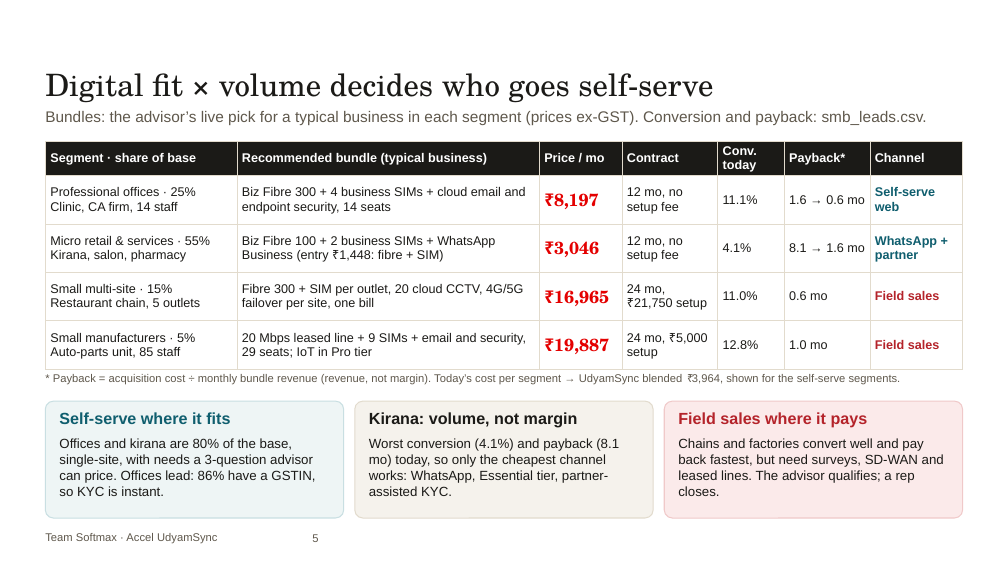
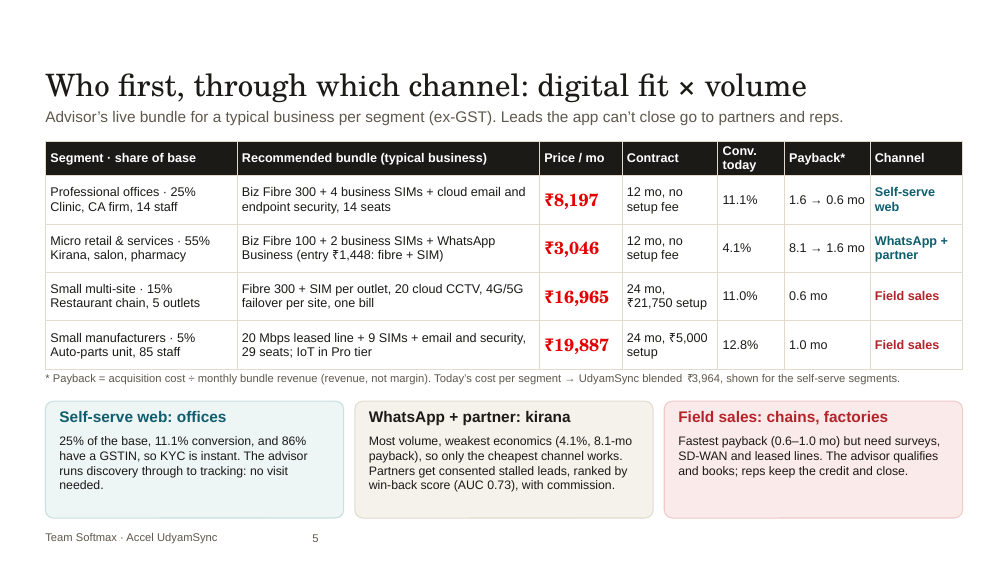
Before and after one commit to ac265640/UdyamSync, a slide deck: slide 5 of submission/UdyamSync_Submission.pptx. Drawn at 1008x567 pixels with LibreOffice and Linux fonts; fonts in the diff are those of the drawing; background and template pictures are left out. Boxes give left, top, right and bottom in pixels: in the first picture for what was removed or moved away, otherwise in the second. Text is boxed around its words. In the diff, an @@ line names an element or a change of style, - is before the commit and + after.

Commit message:
Business case condensed to 7 slides for the submission form

```diff
--- a/submission/UdyamSync_Submission.pptx
+++ b/submission/UdyamSync_Submission.pptx
@@ text at bbox=[45, 73, 807, 103]: text changed @@
-Digital fit × volume decides who goes self-serve
+Who first, through which channel: digital fit × volume
@@ text at bbox=[45, 111, 843, 125]: text changed @@
-Bundles: the advisor’s live pick for a typical business in each segment (prices ex-GST). Conversion and payback: smb_leads.csv.
+Advisor’s live bundle for a typical business per segment (ex-GST). Leads the app can’t close go to partners and reps.
@@ text at bbox=[59, 411, 227, 422]: text changed; size 11.5 to 11 pt @@
-Self-serve where it fits
+Self-serve web: offices
@@ text at bbox=[369, 411, 570, 426]: text changed; size 11.5 to 11 pt @@
-Kirana: volume, not margin
+WhatsApp + partner: kirana
@@ text at bbox=[678, 411, 888, 425]: text changed; size 11.5 to 11 pt @@
-Field sales where it pays
+Field sales: chains, factories
@@ text at bbox=[59, 436, 307, 489]: text changed; size 9.5 to 8.8 pt @@
-Offices and kirana are 80% of the base, single-site, with needs a 3-question advisor can price. Offices lead: 86% have a GSTIN, so KYC is instant.
+25% of the base, 11.1% conversion, and 86% have a GSTIN, so KYC is instant. The advisor runs discovery through to tracking: no visit needed.
@@ text at bbox=[369, 436, 632, 492]: text changed; size 9.5 to 8.8 pt @@
-Worst conversion (4.1%) and payback (8.1 mo) today, so only the cheapest channel works: WhatsApp, Essential tier, partner-assisted KYC.
+Most volume, weakest economics (4.1%, 8.1-mo payback), so only the cheapest channel works. Partners get consented stalled leads, ranked by win-back score (AUC 0.73), with commission.
@@ text at bbox=[678, 436, 941, 478]: text changed; size 9.5 to 8.8 pt @@
-Chains and factories convert well and pay back fastest, but need surveys, SD-WAN and leased lines. The advisor qualifies; a rep closes.
+Fastest payback (0.6–1.0 mo) but need surveys, SD-WAN and leased lines. The advisor qualifies and books; reps keep the credit and close.
```
Also in this commit, not shown: 1 other slide changed, 3 slides removed, 4 other files.
